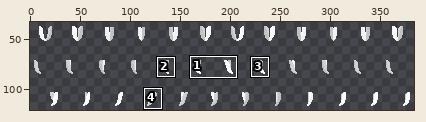
Sprite sheet -- Resources/Textures/SS220/Mobs/Customization/Felinid/felinid_tails.rsi/felinid_tail_pair.png. Above, an overview of the earlier version with the close-up marked.
Close-up. The starting point:
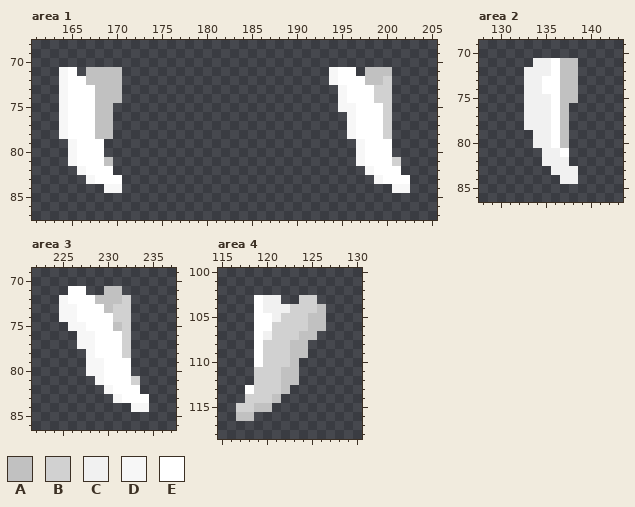
The file is 384x128 pixels. Colours within 5 levels of each other are drawn and written as one. Shown: area 1: x 161..205, y 68..87; area 2: x 128..143, y 69..86; area 3: x 222..237, y 69..86; area 4: x 115..130, y 100..118. The wide view leaves out empty margins. The commit also changed other parts of the picture, which this record leaves out.
Palette (. is transparent): A #c1c1c1  B #d1d1d1  C #f1f1f1  D #f7f7f7  E #ffffff
Pixels before, area 1, first column x 164:
71 DE.AAAA.......................DEE.AAA..
72 DEEAAAA.......................DEEEAAB..
73 DEEEAAA........................DEEEBB..
74 DEEEAAA........................DEEEBB..
75 DEEEAA.........................DDEEEB..
76 DEEEAA..........................DEEEB..
77 DEEEAA..........................DEEEB..
78 DEEEAA..........................DEEEB..
79 .DEEE............................DEEE..
80 .DEEE............................DEEE..
81 .DEEEA...........................DEEEB.
82 ..DEEE............................DEEE.
83 ...DEEE............................DEEE
84 .....DD..............................DD
Pixels before, area 2, first column x 133:
71 .CCEAA
72 CCCEAA
73 CCEEAA
74 CCEEAA
75 CCCEAA
76 CCCEA.
77 CCCEA.
78 CCCEA.
79 .CCEA.
80 .CCEA.
81 ..CCE.
82 ..CCC.
83 ...CCC
84 ....CC
Pixels before, area 3, first column x 225:
71 .EE..AA...
72 DEEEAAAB..
73 DDEEEABB..
74 DDEEEEBB..
75 .DDEEEAB..
76 ..DDEEEB..
77 ..DDEEEB..
78 ...DEEEB..
79 ...DDEEE..
80 ...DDEEE..
81 ....DEEEB.
82 .....DEEE.
83 ......DEEE
84 ........DD
Pixels before, area 4, first column x 117:
103 ..ECC..BB.
104 ..ECCCBBBA
105 ..EECBBBAA
106 ..EEBBBBAA
107 ..ECBBBAA.
108 ..EBBBAA..
109 ..EBBBAA..
110 ..EBBBA...
111 ..BBBAA...
112 ..BBBAA...
113 .EBBBA....
114 .BBBA.....
115 BBAA......
116 AA........
And afterwards:
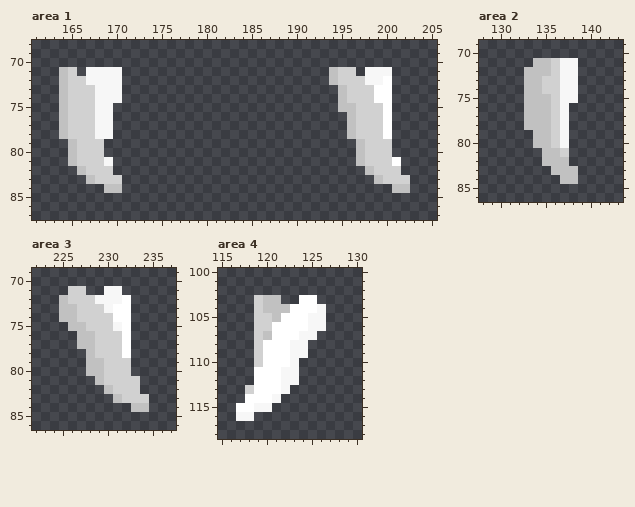
The edit:
Changed rows in their new state; - is an unchanged pixel.
Area 1:
first column x 164:
71 AB-DDDD-----------------------ABB-DDD--
72 ABBDDDD-----------------------ABBBDDE--
73 ABBBDDD------------------------ABBBEE--
74 ABBBDDD------------------------ABBBEE--
75 ABBBDD-------------------------AABBBE--
76 ABBBDD--------------------------ABBBE--
77 ABBBDD--------------------------ABBBE--
78 ABBBDD--------------------------ABBBE--
79 -ABBB----------------------------ABBB--
80 -ABBB----------------------------ABBB--
81 -ABBBD---------------------------ABBBE-
82 --ABBB----------------------------ABBB-
83 ---ABBB----------------------------ABBB
84 -----AA------------------------------AA
Area 2:
first column x 133:
71 -AABDD
72 AAABDD
73 AABBDD
74 AABBDD
75 AAABDD
76 AAABD-
77 AAABD-
78 AAABD-
79 -AABD-
80 -AABD-
81 --AAB-
82 --AAA-
83 ---AAA
84 ----AA
Area 3:
first column x 225:
71 -BB--DD---
72 ABBBDDDE--
73 AABBBDEE--
74 AABBBBEE--
75 -AABBBDE--
76 --AABBBE--
77 --AABBBE--
78 ---ABBBE--
79 ---AABBB--
80 ---AABBB--
81 ----ABBB--
82 -----ABBB-
83 ------ABBB
84 --------AA
Area 4:
first column x 117:
103 --BAA--EE-
104 --BAAAEEED
105 --BBAEEEDD
106 --BBEEEEDD
107 --BAEEEDD-
108 --BEEEDD--
109 --BEEEDD--
110 --BEEED---
111 --EEEDD---
112 --EEEDD---
113 -BEEED----
114 -EEED-----
115 EEDD------
116 DD--------
Pixel boxes of the changes (left, top, right, bottom) in both close-ups:
changed: (59, 67, 122, 193)
changed: (329, 67, 410, 193)
changed: (524, 58, 578, 184)
changed: (59, 286, 149, 412)
changed: (236, 295, 326, 421)
